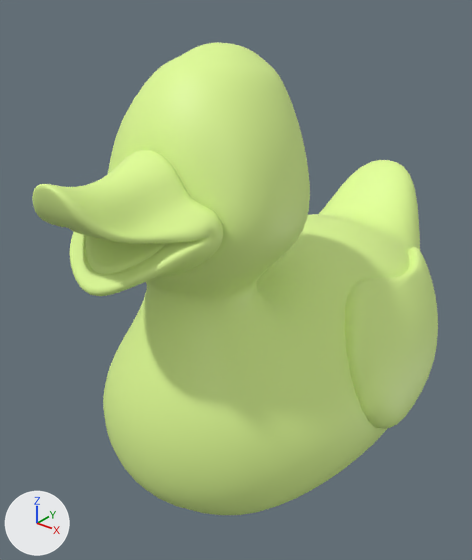
Renders of the OBJ model public/assets/duck/duck.obj from each side of a commit.
Camera for both pictures: a camera (50 mm lens) standing at (3.02, -4.38, 4.03) and looking at (-0.24, -0.3, 1.5). Lighting does not change. The marker at lower left points along +X, +Y and +Z. Where no turn or scale is listed for an object, it has been applied to the vertices.

The older version as bpy lines, for what is in view:
```python
mat_10602_rubber_duck_v1_mat = principled_material('10602_Rubber_Duck_v1_Mat')
mat_10602_rubber_duck_v1_mat.base_color = (0.757, 1.0, 0.306)  # green #e2ff96
mat_10602_rubber_duck_v1_mat.roughness = 0.526
me_duck = bpy.data.meshes.new('duck')
me_duck.from_pydata(...)  # 6646 vertices, 6640 faces; spans x -1.33..1.3, y -2.34..2.43, z 0.0..3.54
me_duck.materials.append(mat_10602_rubber_duck_v1_mat)  # green #e2ff96
ob_duck = bpy.data.objects.new('duck', me_duck)
ob_duck.location = (0.0, 0.0, 0.0)
```
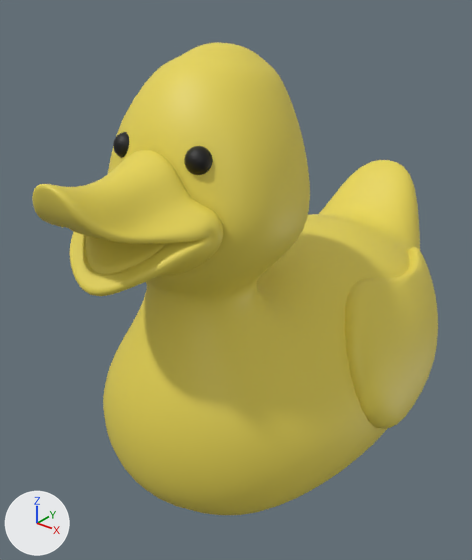
The newer file is also rescaled (x0.659), turned or shifted as a whole; pictures and numbers use the older file's frame.

The change, as a list of edits to the scene's bpy script:
```text
Change mat_10602_rubber_duck_v1_mat:
    mat_10602_rubber_duck_v1_mat.base_color: (0.757, 1.0, 0.306) -> (0.8, 0.666, 0.0882)  # green #e2ff96 -> yellow #e7d554
Add mat_material_003:
    mat_material_003 = principled_material('Material.003')
    mat_material_003.base_color = (0.0, 0.0, 0.0)  # black #000000
    mat_material_003.roughness = 0.526
Add mat_material_002:
    mat_material_002 = principled_material('Material.002')
    mat_material_002.base_color = (0.0, 0.0, 0.0)  # black #000000
    mat_material_002.roughness = 0.526
Add me_sphere_002:
    me_sphere_002.from_pydata(...)  # a UV sphere (32 segments, 16 rings, poles along z) spanning x 0.245..0.426, y -1.489..-1.308, z 0.883..1.064
    me_sphere_002.materials.append(mat_material_003)  # black #000000
Add me_sphere_001:
    me_sphere_001.from_pydata(...)  # a UV sphere (32 segments, 16 rings, poles along z) spanning x -0.381..-0.201, y -1.513..-1.332, z 0.883..1.064
    me_sphere_001.materials.append(mat_material_002)  # black #000000
Add ob_sphere_002:
    ob_sphere_002 = bpy.data.objects.new('Sphere.002', me_sphere_002)
    ob_sphere_002.location = (0.0, 0.0, 1.946)
Add ob_sphere_001:
    ob_sphere_001 = bpy.data.objects.new('Sphere.001', me_sphere_001)
    ob_sphere_001.location = (0.0, 0.0, 1.946)
```

Changed parts and their boxes (x1, y1, x2, y2) in the pictures (472 x 560 px):
'duck', recoloured (green to yellow): (32, 43, 438, 515) in both
'Sphere.002', added: after (184, 146, 213, 175)
'Sphere.001', added: after (113, 132, 129, 158)
